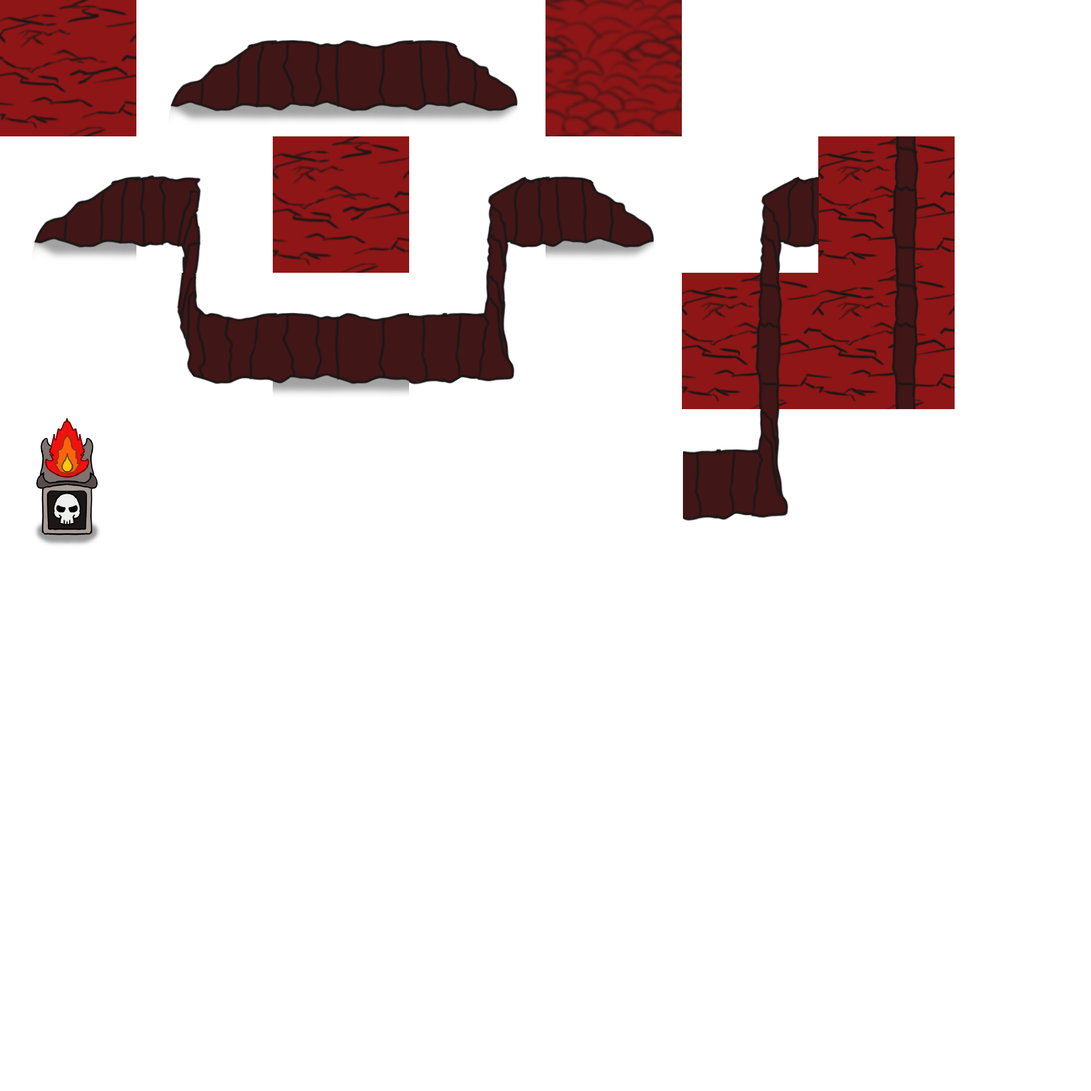
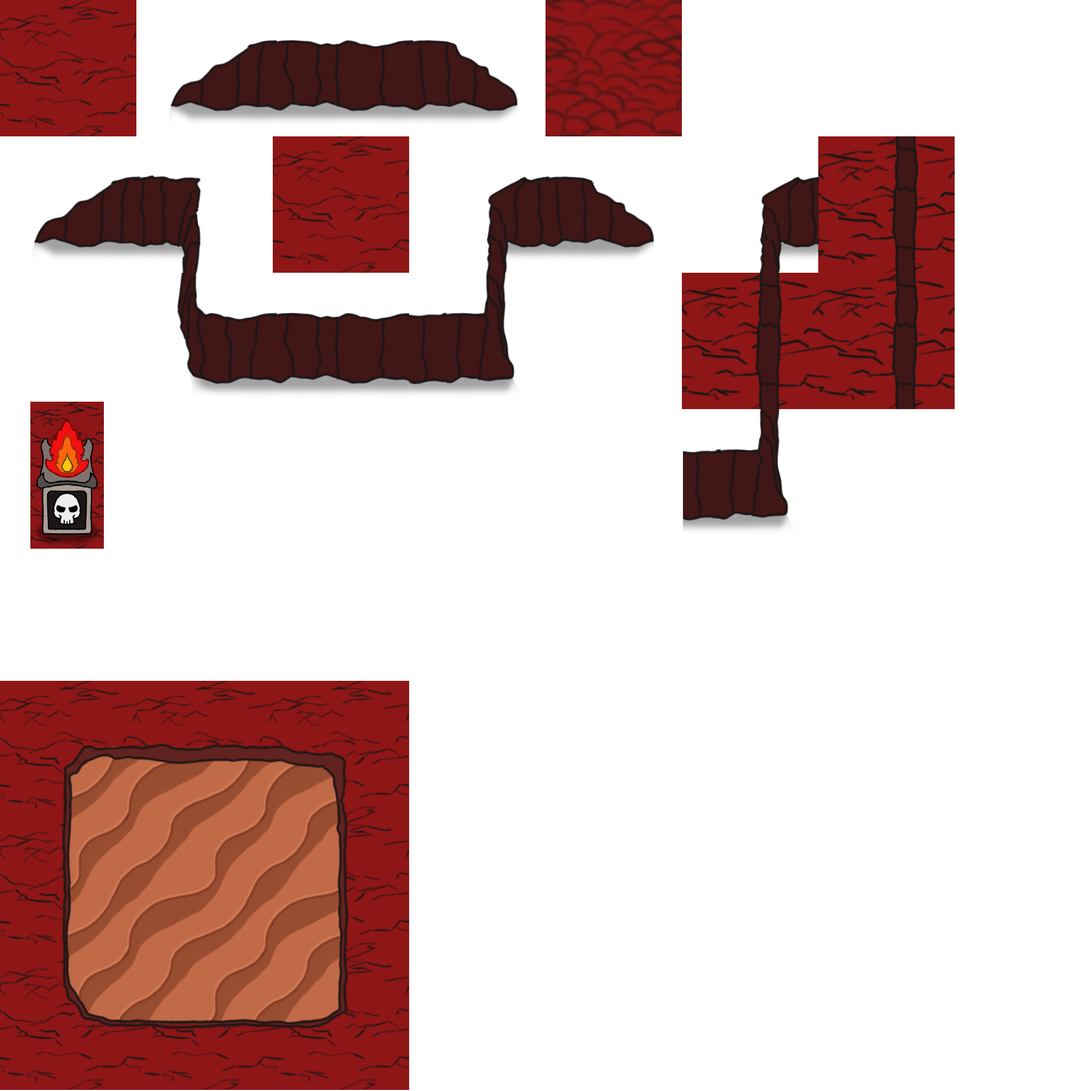
Revision of a layered 1091 x 1091 image; what changed, layer by layer:
pixels changed over box(0, 0, 820, 1091) (layer not identified)
